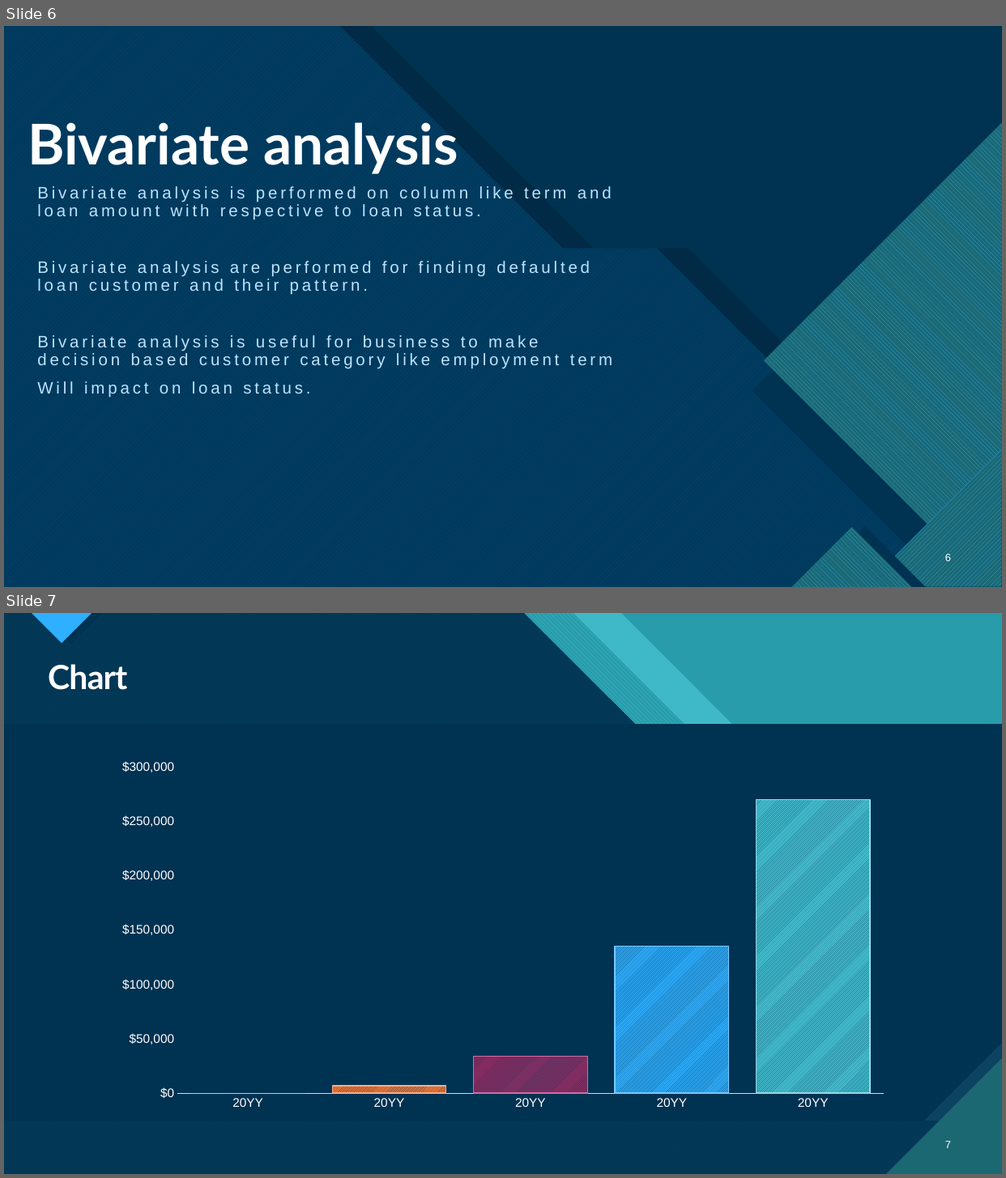
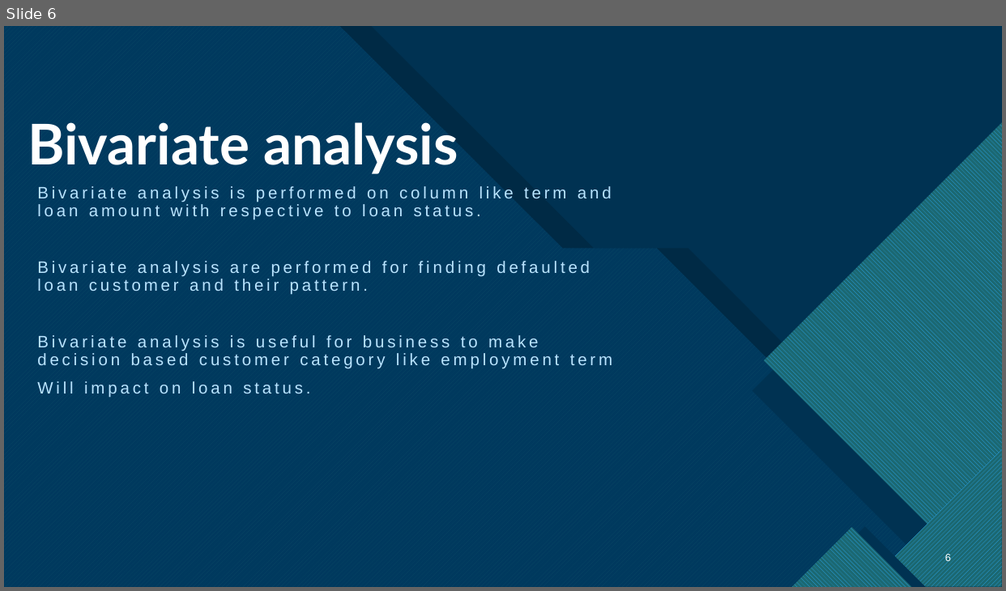
Before and after one commit to AkshayPeddarajula/lending_club, a slide deck: Lender club case study.pptx. Shown one above the other, each under a label of ours: slides 6 and 7 before the commit, slide 6 after it. The pictures are 1006x1178 and 1006x591 pixels, drawn with LibreOffice and Linux fonts; fonts in the diff are those of the drawing. Boxes give left, top, right and bottom in pixels: in the first picture for what was removed or moved away, otherwise in the second. Text is boxed around its words. In the diff, an @@ line names an element or a change of style, - is before the commit and + after.

```diff
--- a/Lender club case study.pptx
+++ b/Lender club case study.pptx
@@ slide 7 removed at <box>4,613,1002,1174</box>, background #47C3D3; not listed: 13 template elements that a slide beside it also shows @@
@@ rectangle removed at <box>4,613,1002,1174</box> @@
@@ rectangle removed at <box>4,613,1002,1174</box> @@
@@ freeform shape removed at <box>4,613,1002,1174</box> @@
@@ freeform shape removed at <box>4,613,1002,1174</box> @@
@@ freeform shape removed at <box>4,613,1002,1174</box> @@
@@ title removed at <box>48,664,127,690</box> @@
-Chart
@@ column chart removed at <box>107,753,900,1117</box> @@
-categories: 20YY, 20YY, 20YY, 20YY, 20YY
-Series 1: 0, 7000, 34000, 135000, 270000
@@ page number removed at <box>945,1141,951,1148</box> @@
-7
```
Also in this commit, not shown: 5 slides added.
